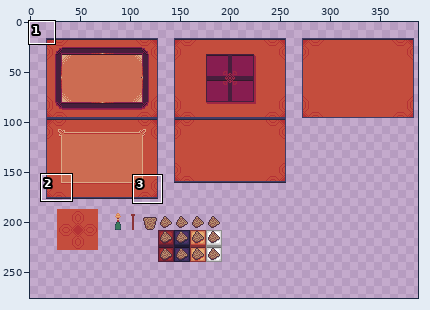
One commit to this sprite sheet: res/wine.png. The first picture is a wide view before the edit; the outline marks the close-up.
Close-up. Earlier state:
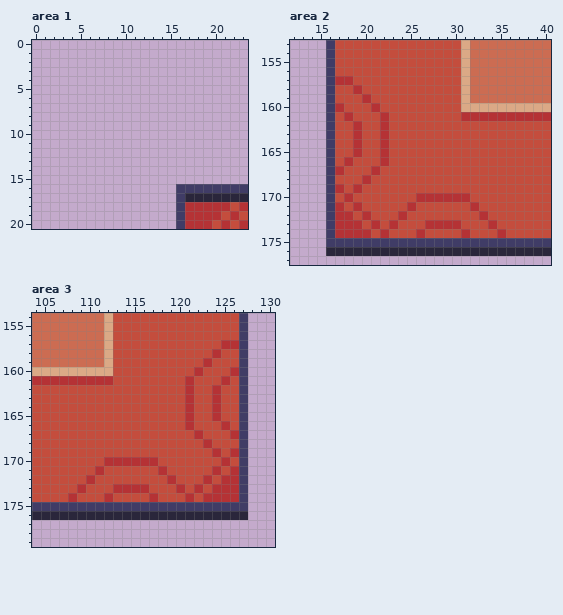
The file is 400x400 pixels. Colours within 5 levels of each other are drawn and written as one. Shown: area 1: x 0..23, y 0..20; area 2: x 12..40, y 153..177; area 3: x 104..130, y 154..179. The wide view leaves out empty margins. The commit also changed other parts of the picture, which this record leaves out.
New version:
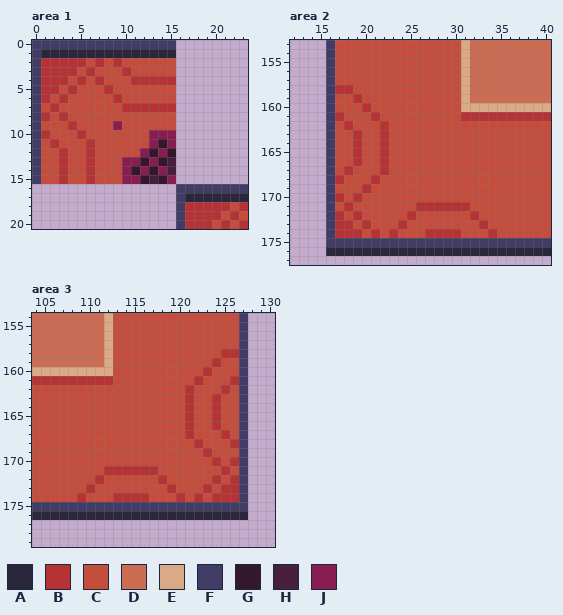
Palette (. is transparent): A #2a263b  B #b53235  C #c44d3d  D #cc6c52  E #dba986  F #403c66  G #33182a  H #471f3d  J #871d50
From old to new:
Area 1:
y 0: x 0..15 ................ -> FFFFFFFFFFFFFFFF
y 1: x 0..15 ................ -> FAAAAAAAAAAAAAAA
y 2: x 0..15 ................ -> FBBBBBCBCBCCCCCC
y 3: x 0..15 ................ -> FBBBBCBCCCBCCCCC
y 4: x 0..15 ................ -> FBBBCBCBCCCBBBBB
y 5: x 0..15 ................ -> FBBCBCCCBCCCCCCC
y 6: x 0..15 ................ -> FBCBCCCCCBCCCCCC
y 7: x 0..15 ................ -> FCBCCCCCCCBBBBBB
y 8: x 0..15 ................ -> FBCBCCCCCCCCCCCC
y 9: x 0..15 ................ -> FCCCBCCCCJCCCCCC
y 10: x 0..15 ................ -> FBCCCBCCCCCCCJJJ
y 11: x 0..15 ................ -> FCBCCCBCCCCCCJGJ
y 12: x 0..15 ................ -> FCCBCCBCCCCCJGJG
y 13: x 0..15 ................ -> FCCBCCBCCCJJGJGH
y 14: x 0..15 ................ -> FCCBCCBCCCJGJGJH
y 15: x 0..15 ................ -> FCCBCCBCCCJJGHGJ
Area 2:
y 157: x 17..18 BB -> CC
y 158: x 17..19 CCB -> BBC
y 159: x 19..20 CB -> BC
y 160: x 17 B -> C; x 20..21 CB -> BC
y 161: x 17..18 CB -> BC; x 21..22 CB -> BC
y 162: x 18..19 CB -> BC
y 166: x 18..19 BC -> CB
y 167: x 17..18 BC -> CB; x 21..22 BC -> CB
y 168: x 17 C -> B; x 20..21 BC -> CB
y 169: x 17 B -> C; x 19..20 BC -> CB
y 170: x 17..19 CBC -> BCB; x 26..31 BBBBBB -> CCCCCC
y 171: x 17..19 BCB -> CBC; x 25..32 BCCCCCCB -> CBBBBBBC
y 172: x 18..20 BCB -> CBC; x 24..25 BC -> CB; x 32..33 CB -> BC
y 173: x 19..21 BCB -> CBC; x 23..24 BC -> CB; x 27..30 BBBB -> CCCC; x 33..34 CB -> BC
y 174: x 20..23 BCBC -> CBCB; x 26..31 BCCCCB -> CBBBBC; x 34..35 CB -> BC
Area 3:
y 157: x 125..126 BB -> CC
y 158: x 124..126 BCC -> CBB
y 159: x 123..124 BC -> CB
y 160: x 122..123 BC -> CB; x 126 B -> C
y 161: x 121..122 BC -> CB; x 125..126 BC -> CB
y 162: x 124..125 BC -> CB
y 166: x 124..125 CB -> BC
y 167: x 121..122 CB -> BC; x 125..126 CB -> BC
y 168: x 122..123 CB -> BC; x 126 C -> B
y 169: x 123..124 CB -> BC; x 126 B -> C
y 170: x 112..117 BBBBBB -> CCCCCC; x 124..126 CBC -> BCB
y 171: x 111..118 BCCCCCCB -> CBBBBBBC; x 124..126 BCB -> CBC
y 172: x 110..111 BC -> CB; x 118..119 CB -> BC; x 123..125 BCB -> CBC
y 173: x 109..110 BC -> CB; x 113..116 BBBB -> CCCC; x 119..120 CB -> BC; x 122..124 BCB -> CBC
y 174: x 108..109 BC -> CB; x 112..117 BCCCCB -> CBBBBC; x 120..123 CBCB -> BCBC
Where, in picture pixels (left, top, right, bottom), the same in both close-ups:
added: (32, 40, 176, 184)
changed: (335, 76, 506, 238)
changed: (185, 340, 239, 394)
changed: (68, 421, 239, 502)
